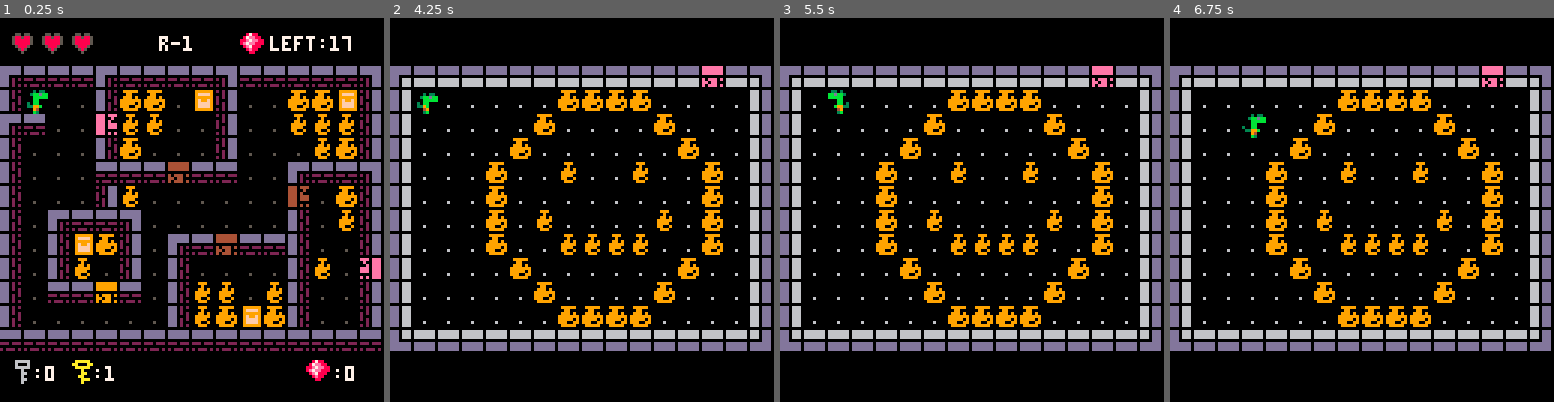
Above: before the commit, frames 1-4 (left to right).
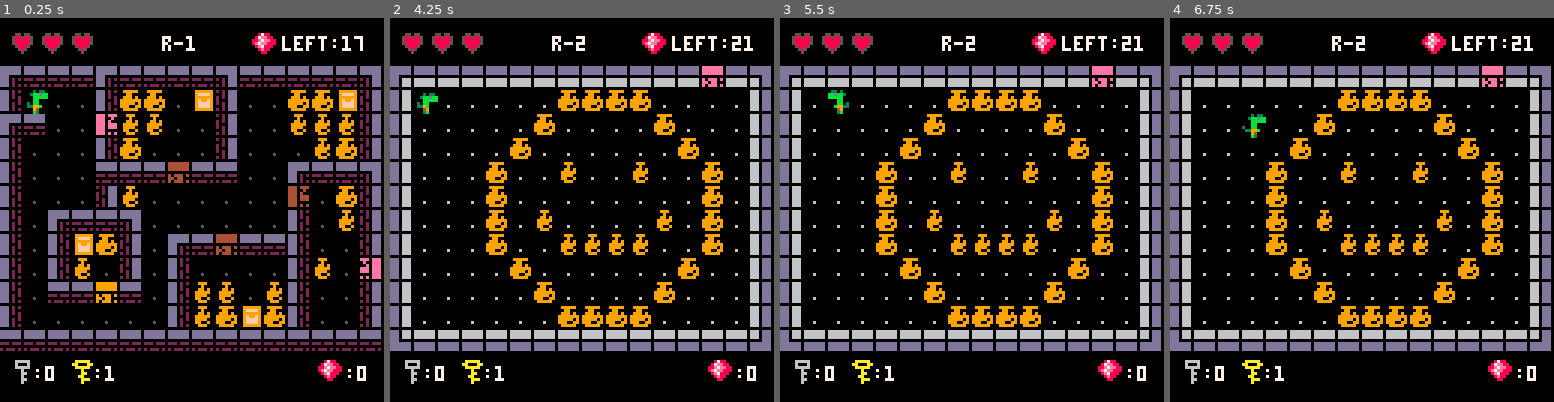
Above: after the commit, the same moments.

Repository: robotspacefish/dungeon_dino
Game: PICO-8 cartridge dungeon_dino.p8
The game is run twice, just before and just after one commit, with the same random seed, the same clock (stepped at 60 frames per second) and the same inputs.
Inputs:
- Up to frame 1 (0.25 s): no input
- Up to frame 2 (4.25 s): tap X (X key) at 0.33, 1.07, 1.85, 2.97, 4.08 s; tap O (Z key) at 0.7, 1.7, 2.1, 2.5, 2.9, 3.3, 3.7, 4.1 s; hold Right 1.6-2.1 s; hold Up 2.15-2.42 s; hold Right 2.47-3.03 s; hold Left 3.08-3.58 s; hold Down 3.63-3.97 s; hold Right from 4.02 s (still down)
- Up to frame 3 (5.5 s): tap O (Z key) at 4.5, 4.9, 5.3 s; release Right at 4.68 s; hold Up 4.73-5.03 s; hold Left from 5.08 s (still down); tap X (X key) at 5.2 s
- Up to frame 4 (6.75 s): release Left at 5.68 s; tap O (Z key) at 5.7, 6.1, 6.5 s; hold Down 5.73-6.03 s; hold Right 6.08-6.58 s; tap X (X key) at 6.32 s; hold Right from 6.63 s (still down)

The runs differ from the first frame. In frame 1, 1.3% of the frame differs, in the area x 41-96%, y 3-95%; in frame 2, 2.1%, in the area x 3-96%, y 3-96%; in frame 3, 2.1%; in frame 4, 2.1%.

Commit message:
fix ui visibility along x
when rooms are made further down y, the y value in ui() will need to be adjusted too

Diff:
--- a/dungeon_dino.p8
+++ b/dungeon_dino.p8
@@ -37,7 +37,7 @@
 			start_x=33,
 			start_y=3,
 			name="r-3 ",
-			number=3,
+			number=3   ,
 			gems=0,
 			max_health=1,
 			max_bombs=3
@@ -232,7 +232,7 @@
 -->8
 --===== ui functions ======================================
 function ui()
-	local x=4
+	local x=current_room.x*8+4
 	local key_spr=67
 	local master_key_spr=83
 	-- ======= top =======
@@ -244,11 +244,11 @@
 		end
 
 	local location=current_room.name
-	print(location, (128/2)-(#location)-8,6,7)
+	print(location,(current_room.x*8+64)-(#location/2)-8,6,7)
 
 	-- gems remaining
-	spr(69,80,5)
-	print("left:"..current_room.gems,90,6,7)
+	spr(69,x+80,5)
+	print("left:"..current_room.gems,x+90,6,7)
 
 	-- ======= bottom =======
 	-- keys display
@@ -258,7 +258,7 @@
 	spr(master_key_spr,x+20,b_y-2)
 	print(":"..player.master_key,x+27,b_y,7)
 	--gems display
-	local j_x=102
+	local j_x=x+102
 	spr(gem_spr[1],j_x,b_y-2)
 	print(":"..player.gems,j_x+9,b_y,7)
 end
